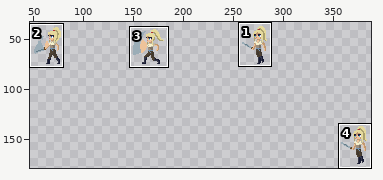
Two versions of one sprite sheet, Assets/Sprites/Rue/Done anims/Sword/Rue_Attack_Sword_sprite-Sheet – Left.png. The picture above shows the old version from afar; the outline marks the close-up.
Close-up. Old version:
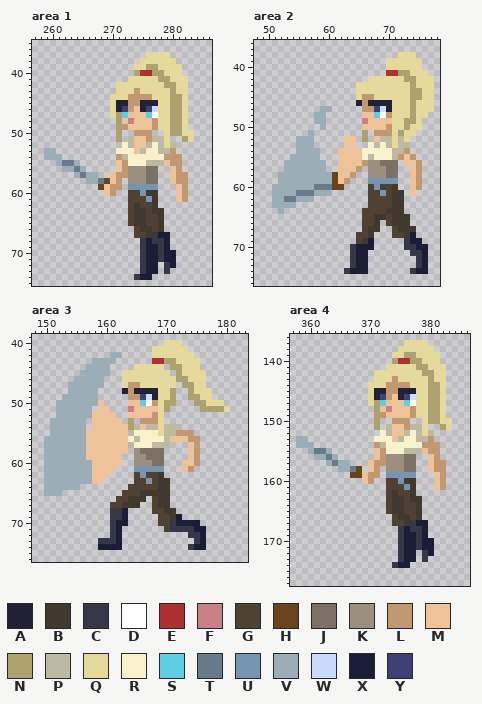
The file is 400x400 pixels. Shown: area 1: x 257..286, y 35..75; area 2: x 48..78, y 36..76; area 3: x 148..183, y 39..76; area 4: x 357..386, y 136..177. The wide view leaves out empty margins.
Palette (. is transparent): A #222034  B #41382e  C #363848  D #ffffff  E #ac3232  F #ca8087  G #4f4233  H #6a451c  J #7b7063  K #9d8f7f  L #c19870  M #eec39a  N #aba26f  P #bdb9a3  Q #e5d99c  R #f8f2cd  S #5fcde4  T #677c88  U #7695b1  V #9badb7  W #cbdbfc  X #1a1d35  Y #3f3f74
Pixels before, area 1, first column x 259:
37 .................QQQQ....
38 ................QQQQQQ...
39 ...............QQNNQQQQ..
40 ...............NEENNQQQ..
41 ..............QQQQQNNQQQ.
42 ............QQQQQQQQNNQQ.
43 ............QQQLQQQQQNQQ.
44 ...........QQQLLLLQQQNNQ.
45 ...........QAALLAAAQQNNQ.
46 ...........QAYLMAYWQQNNQ.
47 ...........QNSMMMSDQQNNQ.
48 ............NMFMMMLQQNNQ.
49 ............NLMMMMLQQNNQ.
50 ............N..LLL..QNNQQ
51 ............N.PMMLPPQ..NQ
52 .............RPMMPRPQP...
53 VV..........RRRMPRRPPL...
54 VVV.........LPRRRRRRLLL..
55 ..VTTV......MLRRRPPPMLL..
56 ...VVTV.....MLKKKJJ..ML..
57 .....VTVV..MLLKKKJJ..MLL.
58 .......VVTHML.KKKJJ..MLL.
59 .........HMLL.UUUUU...ML.
60 ..........ML..GGUBB...ML.
61 ..............GGGUB...ML.
62 ..............GBGGB......
63 ..............GBBGBB.....
64 ..............GBBGGB.....
65 ..............GBBGGB.....
66 ...............GBBGB.....
67 ...............GGBCXX....
68 ................CXCCX....
69 ................CXXCX....
70 ................CXXCXX...
71 ................CXXCXX...
72 ................CXX.CX...
73 ................CXX.C....
74 ...............CXX.......
Pixels before, area 2, first column x 51:
38 .....................QQQ...
39 ...................QQQQQQ..
40 ...................QQQQQQ..
41 ...................EENNQQQ.
42 ................QQQQQQNNQQQ
43 ..............QQQQQQQQQNQQQ
44 ..............QQQQQQQQQNNQQ
45 ..............QLLQQQQQQNNQQ
46 ..............ALAAAAQQQNQQQ
47 ........VV.....LLYWAQQQNQQQ
48 .......VV......MMSDLQQQNQQ.
49 .......VV......FMMMMQQNNQ..
50 ........V......MMMMLQQNQQ..
51 ......V........N.LLLQNQQ...
52 ....VVV.....MM.N.MPPQPQ....
53 ....VVV.....MM..RPRPQPP....
54 ....VVVV...MMMMRRRRRPPL....
55 ...VVVVV...MMMMRPRRRPLML...
56 ..VVVVVVV..MMMMLKKJJJ.MML..
57 ..VVVVVVV..MMML.KKKJJ..ML..
58 .VVVVVVVVVHMML..KKKJJ..ML..
59 .VVVVVVVVVHML...UUUUU..ML..
60 VVVVVVVTTTHH....GUGGB..ML..
61 VVVVTTTVVV......GGUGBB.M...
62 VVTTVVV.........GGGGBB.....
63 VVVV............GGGGBB.....
64 .V.............GGGGBBB.....
65 ...............GGBBGBBB....
66 ...............GGB.GBBB....
67 ...............GBB..GBBB...
68 ..............GGB...GGBX...
69 ..............GBX.....CXX..
70 .............CXXX.....CCXX.
71 .............CXX.......CCX.
72 .............CXX........CX.
73 .............CXX........CX.
74 ............CXXX.......CXX.
Pixels before, area 3, first column x 150:
40 ....................QQQ........
41 ..................QQQQQQ.......
42 ...........VV.....QQQQQQQ......
43 ........VVVV......EENNQQQQ.....
44 .......VVVV....QQQQQ.NNQQQ.....
45 ......VVVVV..QQQQQQQQ.NQQQQ....
46 .....VVVVV...QQQQQQQQQNNQQQ....
47 ....VVVVVV...QLLQQQQQQ.NNQQ....
48 ....VVVVV....ALAAAAQQN..NQQQ...
49 ...VVVVVV.....LLYWAQQN..NNQQ...
50 ..VVVVVVVM....MMSDLQNN...NNQQQ.
51 ..VVVVVV.MM...FMMMMQN.....NNNNQ
52 ..VVVVVVMMMM..MMMMLQ...........
53 .VVVVVV.MMMMM.N.LLLQ...........
54 .VVVVVV.MMMMMMNPMPPQPPP........
55 .VVVVVVMMMMMMMPRRRRQPPLLL......
56 VVVVVVVMMMMMMMRPRRRRPMMMLL.....
57 VVVVVVVMMMMMMMPRRRPPP...ML.....
58 VVVVVVVMMMMMMM.KJJJJ....ML.....
59 VVVVVVVMMMMMM..KKJJJ....ML.....
60 VVVVVVVVMMMMM..KKKJJ...MML.....
61 VVVVVVVVMMMM...UUUUU...ML......
62 VVVVVVVVMMM....GUGGB...........
63 VVVVVVVVMM.....GGUGBB..........
64 VVVVVV........GGGGGBB..........
65 VVV..........GGGBBBBB..........
66 ............GGBBB.GBB..........
67 ...........GGBBB..GBB..........
68 ...........CCX....GGBB.........
69 ...........CCX.....GGBX........
70 ...........CXX.....GGCXXXX.....
71 ...........CX.......GCCCCXX....
72 ...........CX...........CCX....
73 .........CCCX............CX....
74 .........XXXX...........CXX....
Pixels before, area 4, first column x 358:
137 ..................QQQQ....
138 .................QQQQQQ...
139 ................QQNNQQQQ..
140 ................NEENNQQQ..
141 ...............QQQQQNNQQQ.
142 .............QQQQQQQQNNQQ.
143 .............QQQLQQQQQNQQ.
144 ............QQQLLLLQQQNNQ.
145 ............QAALLAAAQQNNQ.
146 ............QAYLMAYWQQNNQ.
147 ............QNSMMMSDQQNNQ.
148 .............NMFMMMLQQNNQ.
149 .............NLMMMMLQQNNQ.
150 .............N..LLL..QNNQQ
151 .............N.PMMLPPQ..NQ
152 ..............RPMMPRPQP...
153 VV...........RRRMPRRPPL...
154 VVV..........LPRRRRRRLLL..
155 ..VTTV.......MLRRRPPPMLL..
156 ...VVTV......MLKKKJJ..ML..
157 .....VTVV...MLLKKKJJ..MLL.
158 .......VVTH.ML.KKKJJ..MLL.
159 .........HHMLL.UUUUU...ML.
160 ...........ML..GGUBB...ML.
161 ...............GGGUB...ML.
162 ...............GBGGB......
163 ...............GBBGBB.....
164 ...............GBBGGB.....
165 ...............GBBGGB.....
166 ................GBBGB.....
167 ................GGBCXX....
168 .................CXCCX....
169 .................CXXCX....
170 .................CXXCXX...
171 .................CXXCXX...
172 .................CXX.CX...
173 .................CXX.C....
174 ................CXX.......
The result:
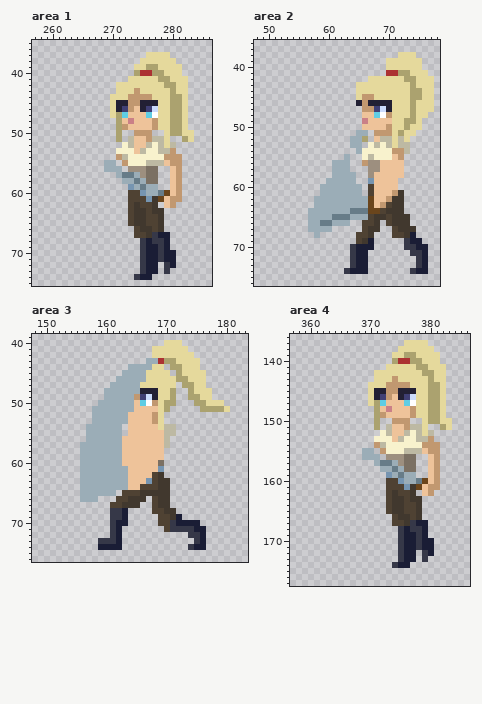
Change:
Area 1:
y 53: x 259..260 VV -> ..
y 54: x 259..261 VVV -> ...
y 55: x 261..264 VTTV -> ....; x 269..271 ..M -> VV.
y 56: x 262..265 VVTV -> ....; x 269..272 ..ML -> VVV.
y 57: x 264..267 VTVV -> ....; x 270..274 MLLKK -> .VTTV; x 282 L -> .
y 58: x 266..275 VVTHML.KKK -> ......VVTV; x 282 L -> .
y 59: x 268..271 HMLL -> ....; x 274..277 UUUU -> VTVV; x 280..282 .ML -> ML.
y 60: x 269..270 ML -> ..; x 276..282 BB...ML -> VVTHML.
y 61: x 278..282 ...ML -> HMLL.
y 62: x 279..280 .. -> ML
Area 2:
y 47: x 59..60 VV -> ..
y 48..49: x 58..59 VV -> ..
y 50: x 59 V -> .
y 51: x 57 V -> .; x 65..66 .N -> VV
y 52..53: x 55..57 VVV -> ...; x 63..65 MM. -> .VV
y 54: x 55..58 VVVV -> ....; x 62..65 MMMM -> ...V; x 71..73 PPL -> LLP
y 55: x 54..58 VVVVV -> .....; x 62..65 MMMM -> .V..; x 71 P -> M; x 73..74 ML -> ..
y 56: x 53..59 VVVVVVV -> .......; x 61..65 .MMMM -> VVV..; x 69..75 JJJ.MML -> MMMM...
y 57: x 53..59 VVVVVVV -> .......; x 61..65 .MMML -> VVV..; x 69..72 KJJ. -> MMMM; x 74..75 ML -> ..
y 58: x 52..64 VVVVVVVVVHMML -> .........VVVV; x 68..72 KKJJ. -> MMMMM; x 74..75 ML -> ..
y 59: x 52..59 VVVVVVVV -> ........; x 61..64 HML. -> VVVV; x 68..71 UUUU -> MMMM; x 74..75 ML -> ..
y 60: x 51..65 VVVVVVVTTTHH... -> ........VVVVVVV; x 68..71 UGGB -> MMMM; x 74..75 ML -> ..
y 61: x 51..58 VVVVTTTV -> ........; x 61..65 ..... -> VVVVV; x 68..71 GUGB -> MMML; x 74 M -> .
y 62: x 51..70 VVTTVVV.........GGGG -> .......VVVVVVVVVHMML
y 63: x 51..54 VVVV -> ....; x 58..69 .........GGG -> VVVVVVVVVHML
y 64: x 52 V -> .; x 57..68 .........GGG -> VVVVVVVTTTHH
y 65: x 57..66 .........G -> VVVVTTTVVV
y 66: x 57..63 ....... -> VVTTVVV
y 67: x 57..60 .... -> VVVV
y 68: x 58 . -> V
Area 3:
y 42: x 161..162 VV -> ..
y 43: x 158..161 VVVV -> ....; x 167..168 .E -> VV
y 44: x 157..160 VVVV -> ....; x 164..167 .QQQ -> VVVV
y 45: x 156..160 VVVVV -> .....; x 163..166 QQQQ -> VVVV
y 46: x 155..159 VVVVV -> .....; x 162..166 .QQQQ -> VVVVV
y 47: x 154..159 VVVVVV -> ......; x 161..165 ..QLL -> VVVVV
y 48: x 154..158 VVVVV -> .....; x 160..165 ...ALA -> VVVVVV
y 49: x 153..158 VVVVVV -> ......; x 160..164 ....L -> VVVVV
y 50: x 152..164 VVVVVVVM....M -> .......VVVVVV
y 51: x 152..164 VVVVVV.MM...F -> ......VVVVVVV
y 52: x 152..163 VVVVVVMMMM.. -> ......VVVVVV
y 53: x 151..156 VVVVVV -> ......; x 158..167 MMMMM.N.LL -> VVVVVVMMMM
y 54: x 151..165 VVVVVV.MMMMMMNP -> ......VVVVVV.MM; x 167..168 PP -> MM; x 172 P -> .
y 55: x 151..169 VVVVVVMMMMMMMPRRRRQ -> ......VVVVVV.MMMMMM; x 172..174 LLL -> ...
y 56: x 150..162 VVVVVVVMMMMMM -> .......VVVVVV; x 164..169 RPRRRR -> MMMMMM; x 171..175 MMMLL -> .....
y 57: x 150..155 VVVVVV -> ......; x 157..162 MMMMMM -> VVVVVV; x 164..169 PRRRPP -> MMMMMM; x 174..175 ML -> ..
y 58: x 150..155 VVVVVV -> ......; x 157..162 MMMMMM -> VVVVVV; x 164..169 .KJJJJ -> MMMMMM; x 174..175 ML -> ..
y 59: x 150..155 VVVVVV -> ......; x 157..169 MMMMMM..KKJJJ -> VVVVVVMMMMMMM; x 174..175 ML -> ..
y 60: x 150..155 VVVVVV -> ......; x 158..168 MMMMM..KKKJ -> VVVVVMMMMMM; x 173..175 MML -> ...
y 61: x 150..155 VVVVVV -> ......; x 158..168 MMMM...UUUU -> VVVVVVMMMMM; x 173..174 ML -> ..
y 62: x 150..155 VVVVVV -> ......; x 158..167 MMM....GUG -> VVVVVVMMMM
y 63: x 150..155 VVVVVV -> ......; x 158..166 MM.....GG -> VVVVVVMMM
y 64: x 150..165 VVVVVV........GG -> ......VVVVVVVVMM
y 65: x 150..152 VVV -> ...; x 156..161 ...... -> VVVVVV
y 66: x 156..158 ... -> VVV
Area 4:
y 153: x 358..359 VV -> ..
y 154: x 358..360 VVV -> ...
y 155: x 360..363 VTTV -> ....; x 369..371 ..M -> VV.
y 156: x 361..364 VVTV -> ....; x 369..372 ..ML -> VVV.
y 157: x 363..366 VTVV -> ....; x 370..374 MLLKK -> .VTTV; x 382 L -> .
y 158: x 365..368 VVTH -> ....; x 370..375 ML.KKK -> ..VVTV; x 382 L -> .
y 159: x 367..371 HHMLL -> .....; x 374..377 UUUU -> VTVV; x 380..382 .ML -> ML.
y 160: x 369..370 ML -> ..; x 376..382 BB...ML -> VVTHML.
y 161: x 378..382 ...ML -> HMLL.
y 162: x 379..380 .. -> ML
Pixel boxes of the changes (left, top, right, bottom) in both close-ups:
changed: (44, 148, 188, 208)
changed: (272, 106, 422, 238)
changed: (44, 352, 200, 502)
changed: (296, 436, 446, 496)
